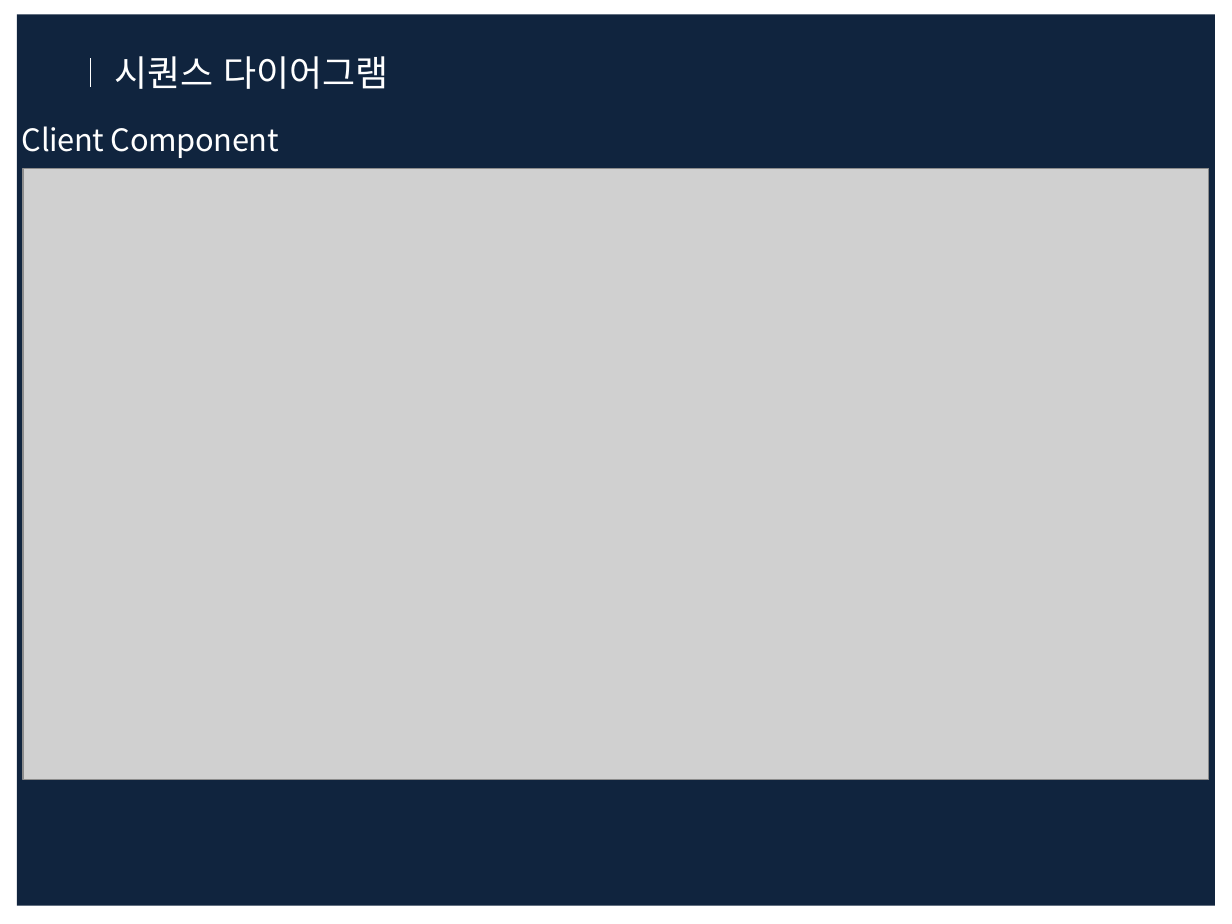
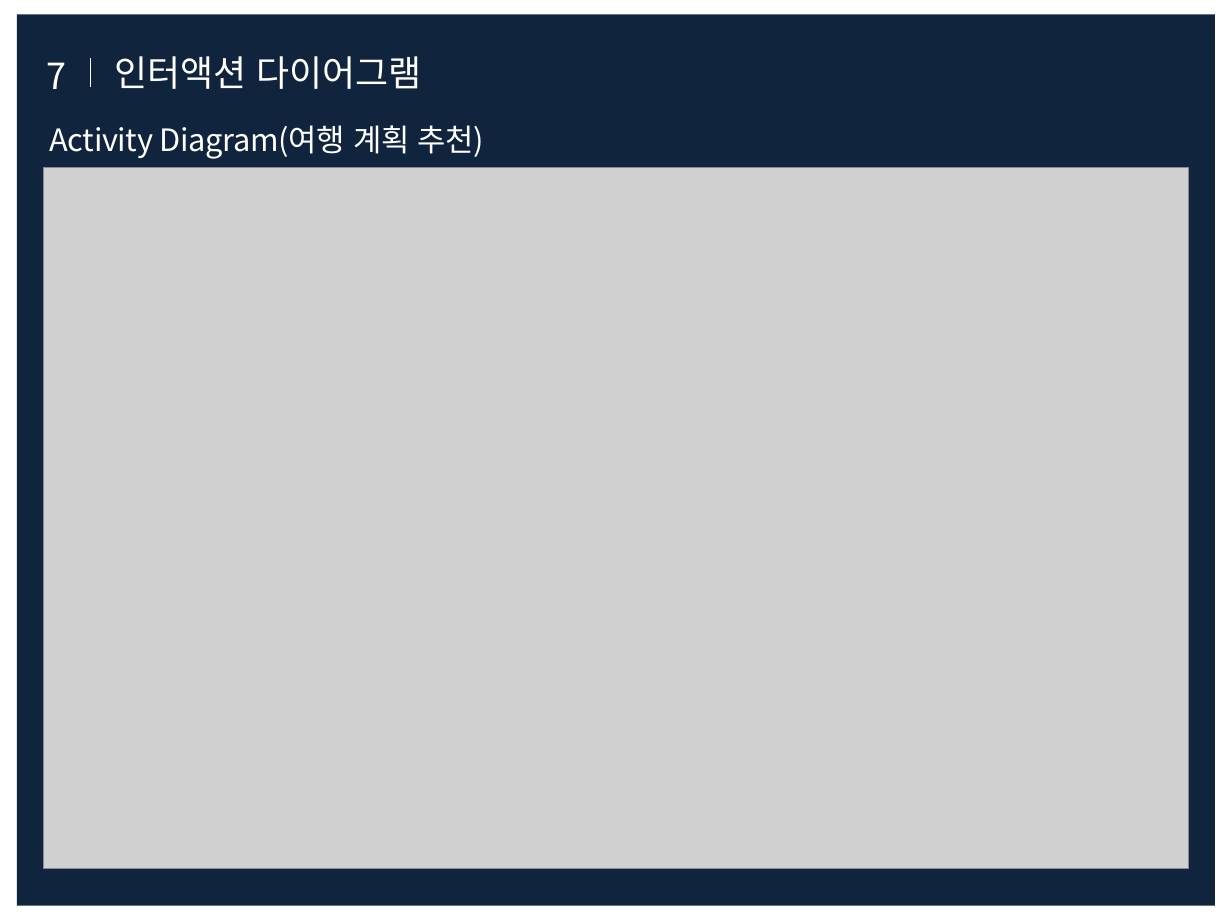
Before and after one commit to ardente6320/TripPilot, a slide deck: slide 11 of 설계/설계 발표자료(강구원, 김기훈, 김태현).pptx (slide 12 before the commit). Drawn at 1232x924 pixels with LibreOffice and Linux fonts; fonts in the diff are those of the drawing; grey boxes stand for pictures. Boxes give left, top, right and bottom in pixels: in the first picture for what was removed or moved away, otherwise in the second. Text is boxed around its words. In the diff, an @@ line names an element or a change of style, - is before the commit and + after.

```diff
--- a/설계/설계 발표자료(강구원, 김기훈, 김태현).pptx
+++ b/설계/설계 발표자료(강구원, 김기훈, 김태현).pptx
@@ text at [114, 56, 421, 89]: text changed @@
-시퀀스 다이어그램
+인터액션 다이어그램
@@ text added at [46, 62, 66, 89], 21 pt, text #FFFFFF @@
+7
@@ text at [49, 125, 484, 159]: text changed @@
-Client Component
+Activity Diagram(여행 계획 추천)
@@ picture: place and size @@
-picture at [23, 169, 1209, 780]
+picture at [43, 168, 1188, 869]
```
Also in this commit, not shown: 4 other slides changed, 1 slide removed, 4 other files.
